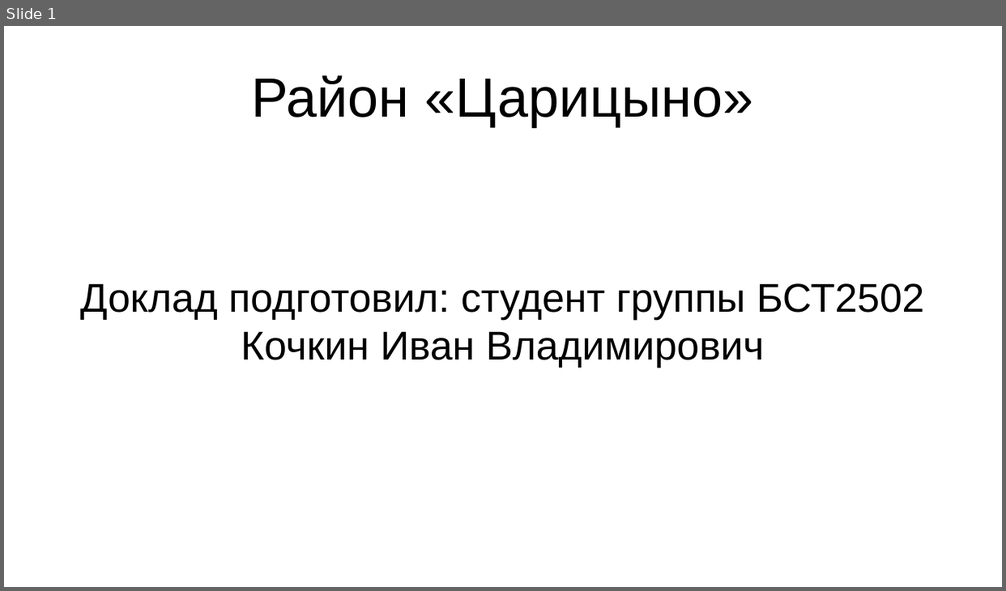
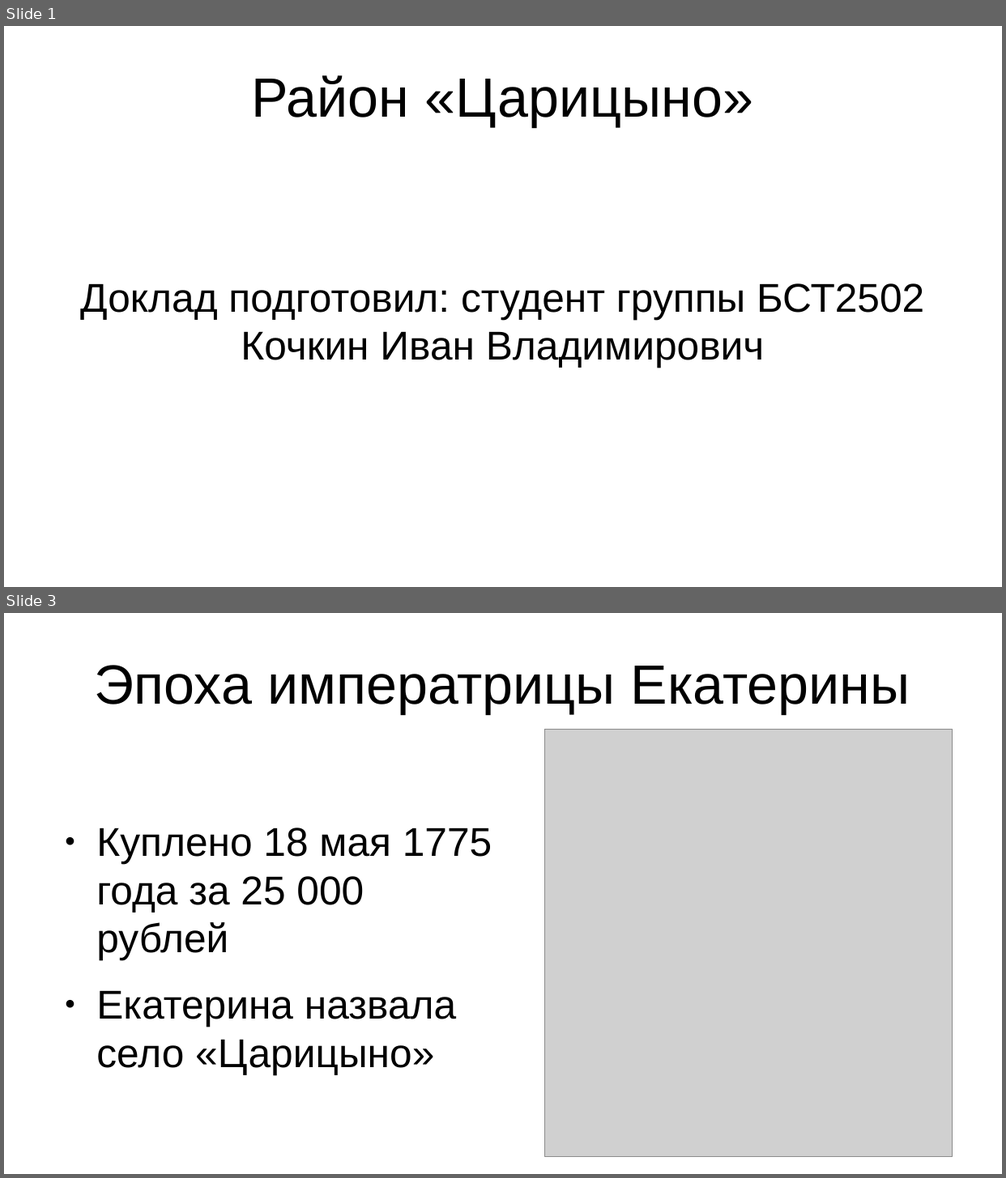
Before and after one commit to Astolfo-femboy-UwU/urban-octo-barnacle, a slide deck: Основы Российской Государственности/История района Царицыно.pptx. Shown one above the other, each under a label of ours: slide 1 before the commit, slides 1 and 3 after it; the slides between them are not shown. The pictures are 1006x591 and 1006x1178 pixels, drawn with LibreOffice and Linux fonts; fonts in the diff are those of the drawing; grey boxes stand for pictures. Boxes give left, top, right and bottom in pixels: in the first picture for what was removed or moved away, otherwise in the second. Text is boxed around its words. In the diff, an @@ line names an element or a change of style, - is before the commit and + after.

```diff
--- a/Основы Российской Государственности/История района Царицыно.pptx
+++ b/Основы Российской Государственности/История района Царицыно.pptx
@@ slide 3 added at box(4, 613, 1002, 1174), background #FFFFFF @@
@@ title added at box(95, 665, 910, 714), 44 pt, text #000000 @@
+Эпоха императрицы Екатерины
@@ picture added at box(544, 729, 953, 1157) @@
@@ text added at box(96, 828, 492, 1075), 32 pt, text #000000 @@
+● Куплено 18 мая 1775 года за 25 000 рублей
+● Екатерина назвала село «Царицыно»
```
Also in this commit, not shown: 2 other slides added, 2 slides removed, 7 other files.
